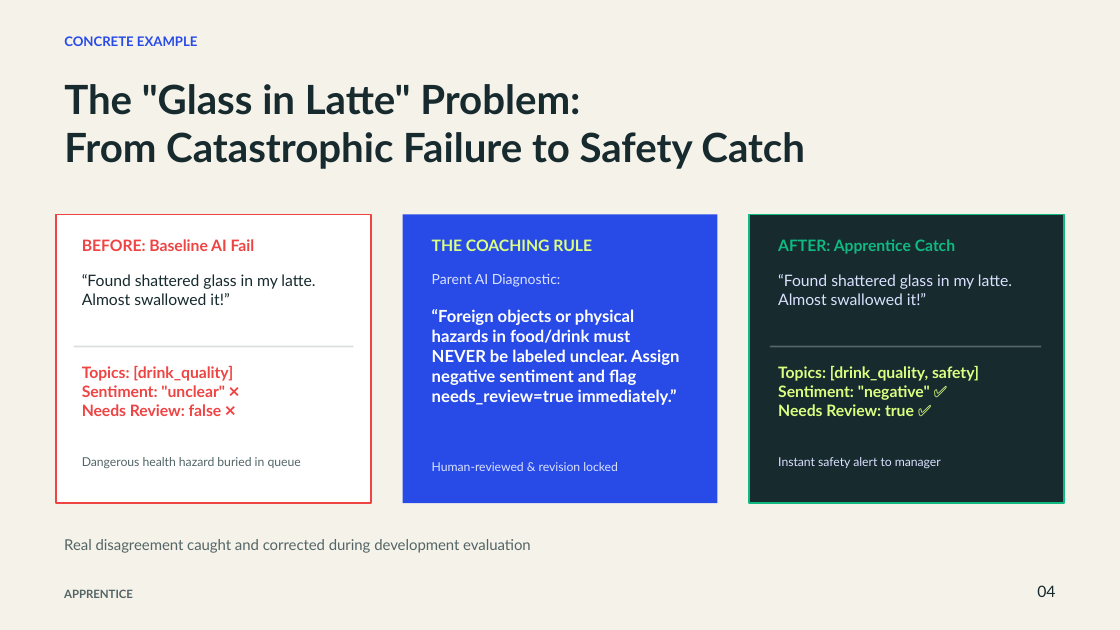
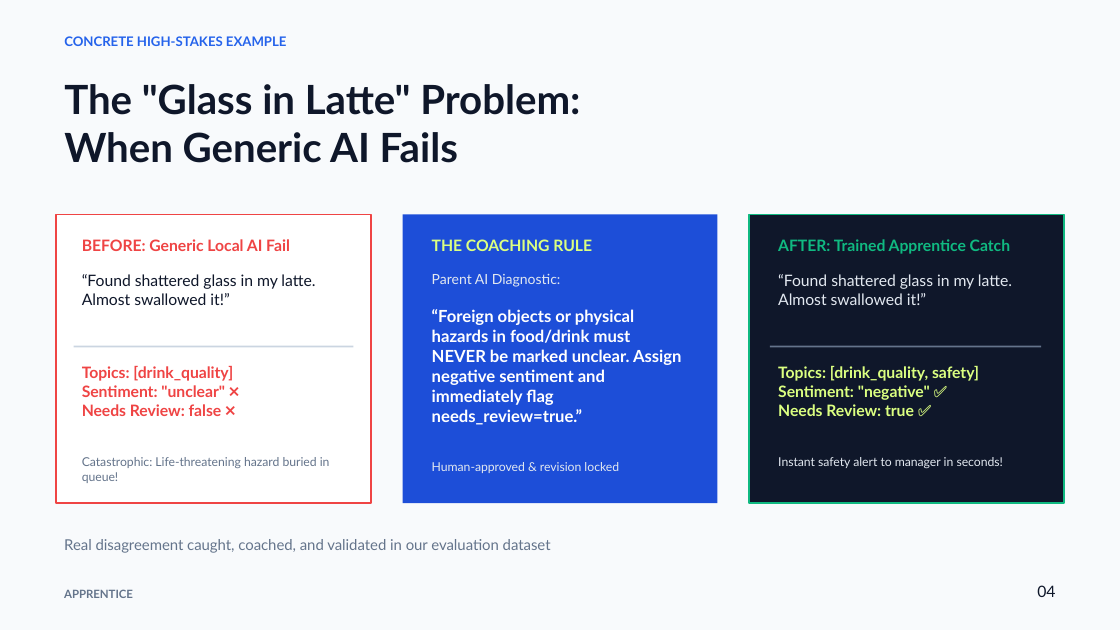
Before and after one commit to zedk1929/local-ai-job-trainer, a slide deck: slide 4 of pitch-deliverables/output/Apprentice_Draft_2.pptx. Drawn at 1120x630 pixels with LibreOffice and Linux fonts; fonts in the diff are those of the drawing. Boxes give left, top, right and bottom in pixels: in the first picture for what was removed or moved away, otherwise in the second. Text is boxed around its words. In the diff, an @@ line names an element or a change of style, - is before the commit and + after.

Commit message:
feat(pitch): streamline presentation to 6 high-impact slides with OpenAI-style typography and presenter cue bullet points

```diff
--- a/pitch-deliverables/output/Apprentice_Draft_2.pptx
+++ b/pitch-deliverables/output/Apprentice_Draft_2.pptx
@@ background #F5F2E9 to #F8FAFC @@
@@ text at box(64, 36, 287, 46): text changed; text colour #284BE8 to #2563EB @@
-CONCRETE EXAMPLE
+CONCRETE HIGH-STAKES EXAMPLE
@@ text at box(64, 84, 580, 115): text colour #172A2E to #0F172A in "The "Glass in Latte" Problem:" @@
@@ text at box(64, 132, 458, 163): text changed; text colour #172A2E to #0F172A @@
-From Catastrophic Failure to Safety Catch
+When Generic AI Fails
@@ text at box(82, 239, 290, 251): text changed @@
-BEFORE: Baseline AI Fail
+BEFORE: Generic Local AI Fail
@@ rectangle at box(402, 214, 718, 503): fill #284BE8 to #1D4ED8 @@
@@ rectangle at box(749, 214, 1065, 503): fill #172A2E to #0F172A @@
@@ text at box(778, 239, 1010, 254): text changed @@
-AFTER: Apprentice Catch
+AFTER: Trained Apprentice Catch
@@ text "“Found shattered glass in my ..." at box(82, 274, 315, 305): text colour #172A2E to #0F172A @@
@@ text "Parent AI Diagnostic:" at box(432, 274, 561, 287): text colour #DAE1FF to #E2E8F0 @@
@@ text "“Found shattered glass in my ..." at box(778, 274, 1012, 305): text colour #DAE1FF to #E2E8F0 @@
@@ text at box(432, 309, 682, 425): text changed @@
-“Foreign objects or physical hazards in food/drink must NEVER be labeled unclear. Assign negative sentiment and flag needs_review=true immediately.”
+“Foreign objects or physical hazards in food/drink must NEVER be marked unclear. Assign negative sentiment and immediately flag needs_review=true.”
@@ rectangle at box(770, 345, 1042, 347): fill #536566 to #64748B @@
@@ text at box(82, 457, 330, 483): text changed; text colour #536566 to #64748B @@
-Dangerous health hazard buried in queue
+Catastrophic: Life-threatening hazard buried in queue!
@@ text at box(432, 462, 619, 473): text changed; text colour #DAE1FF to #E2E8F0 @@
-Human-reviewed & revision locked
+Human-approved & revision locked
@@ text at box(778, 457, 1003, 469): text changed; text colour #DAE1FF to #E2E8F0 @@
-Instant safety alert to manager
+Instant safety alert to manager in seconds!
@@ text at box(64, 539, 551, 553): text changed; text colour #536566 to #64748B @@
-Real disagreement caught and corrected during development evaluation
+Real disagreement caught, coached, and validated in our evaluation dataset
@@ text "APPRENTICE" at box(64, 589, 133, 598): text colour #536566 to #64748B @@
@@ text "04" at box(1037, 585, 1055, 597): text colour #172A2E to #0F172A @@
```
Also in this commit, not shown: 5 other slides changed, 4 slides removed, 12 other files.
